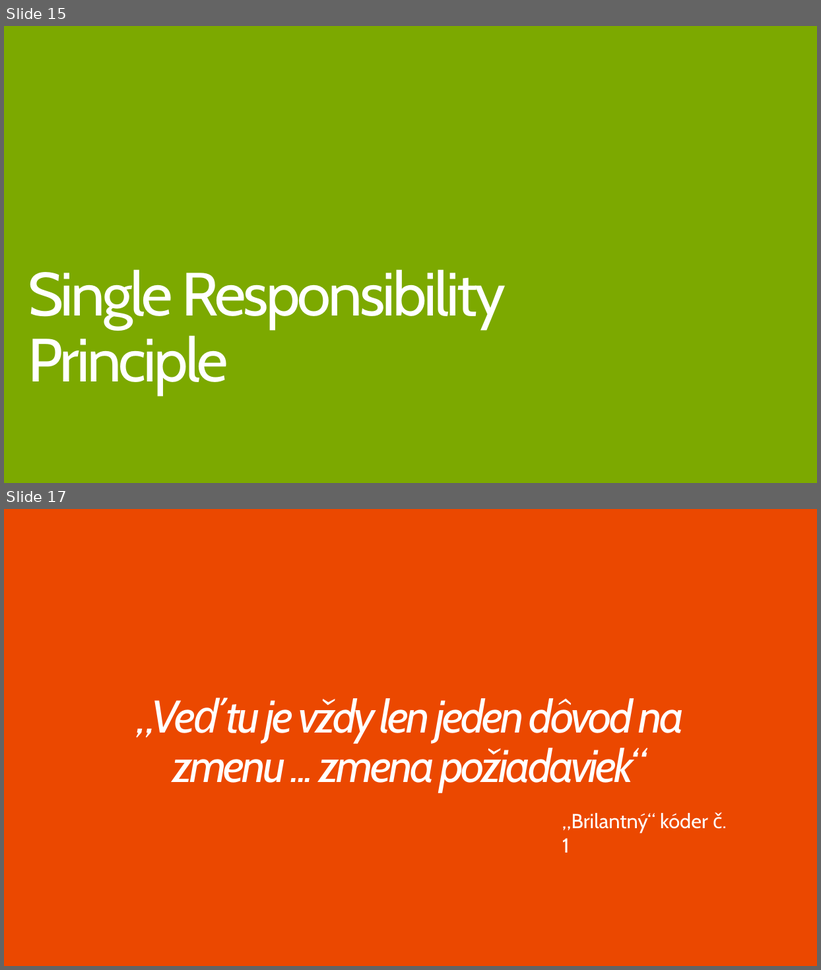
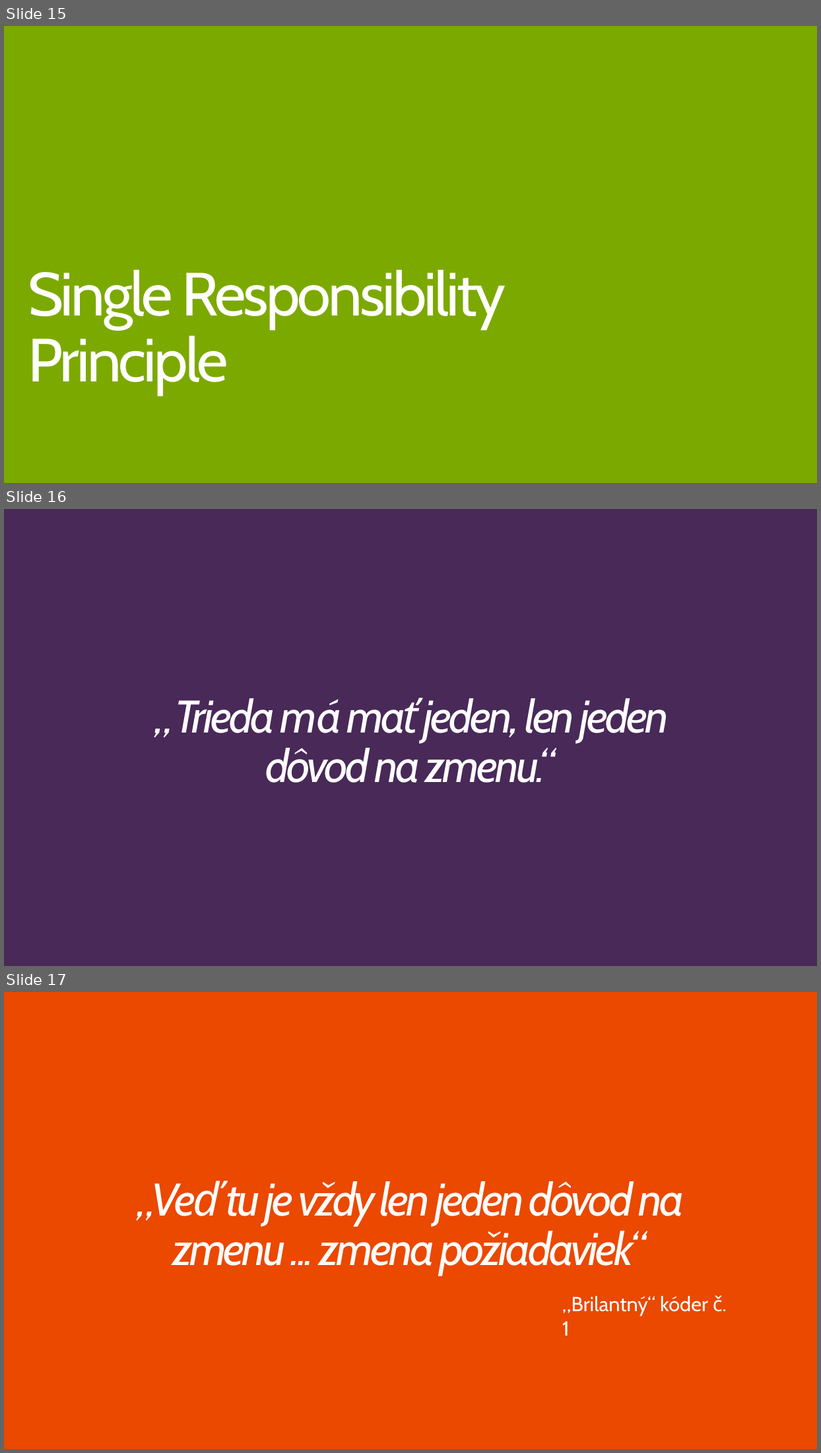
Before and after one commit to Burgyn/SOLID-Principles, a slide deck: SOLIDPrinciples.pptx. Shown one above the other, each under a label of ours: slides 15 and 17 before the commit, slides 15, 16 and 17 after it; the slides between them are not shown. The pictures are 821x970 and 821x1453 pixels, drawn with LibreOffice and Linux fonts; fonts in the diff are those of the drawing. Boxes give left, top, right and bottom in pixels: in the first picture for what was removed or moved away, otherwise in the second. Text is boxed around its words. In the diff, an @@ line names an element or a change of style, - is before the commit and + after.

```diff
--- a/SOLIDPrinciples.pptx
+++ b/SOLIDPrinciples.pptx
@@ slide 16 added at <box>4,509,817,966</box>, background #482958 @@
@@ title added at <box>155,698,669,783</box>, 54 pt, text #FFFFFF, italic @@
+„Trieda má mať jeden, len jeden dôvod na zmenu.“
```
Also in this commit, not shown: 4 slides changed, 13 other slides added, 2 slides removed, 1 other file.
